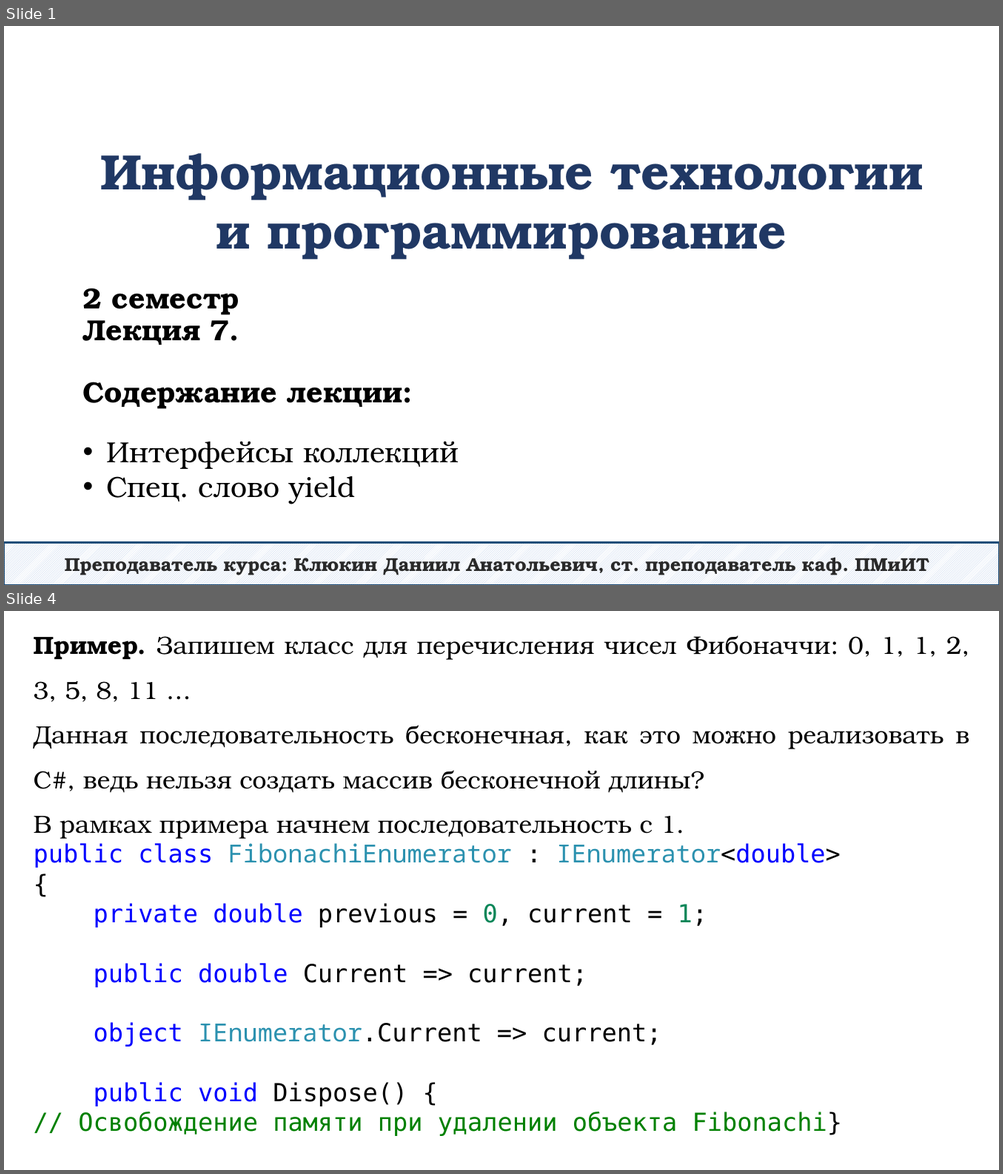
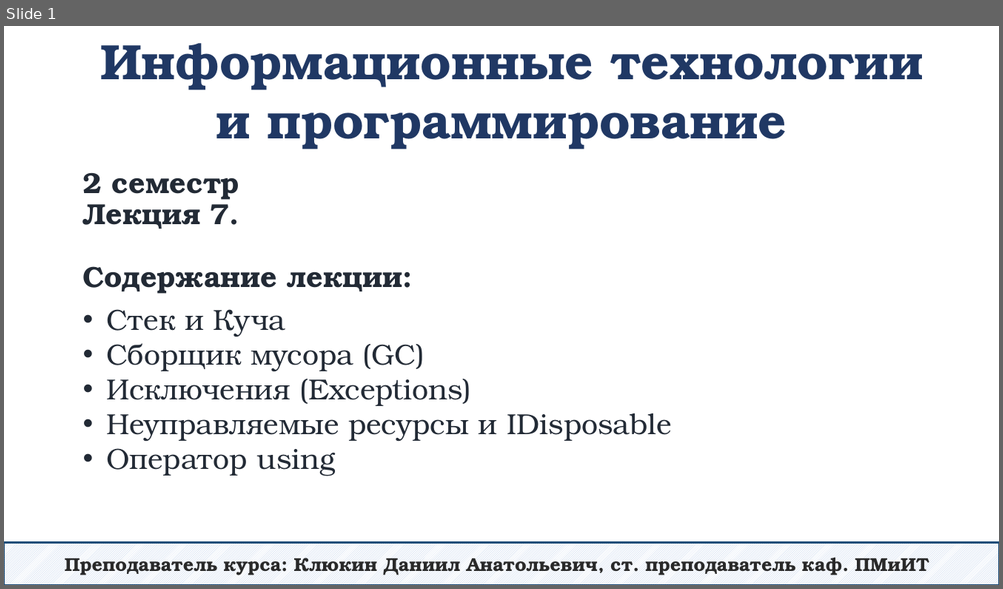
Before and after one commit to DaniilKlyukin/ITiP-2, a slide deck: Лекции/ИТиП 2 лек 7.pptx. Shown one above the other, each under a label of ours: slides 1 and 4 before the commit, slide 1 after it; the slides between them are not shown. The pictures are 1003x1174 and 1003x589 pixels, drawn with LibreOffice and Linux fonts; fonts in the diff are those of the drawing. Boxes give left, top, right and bottom in pixels: in the first picture for what was removed or moved away, otherwise in the second. Text is boxed around its words. In the diff, an @@ line names an element or a change of style, - is before the commit and + after.

```diff
--- a/Лекции/ИТиП 2 лек 7.pptx
+++ b/Лекции/ИТиП 2 лек 7.pptx
@@ slide 4 removed at (x1=4, y1=611, x2=999, y2=1170), background #FFFFFF @@
@@ text removed at (x1=34, y1=635, x2=970, y2=1136) @@
-Пример. Запишем класс для перечисления чисел Фибоначчи: 0, 1, 1, 2, 3, 5, 8, 11 …
-Данная последовательность бесконечная, как это можно реализовать в C#, ведь нельзя создать массив бесконечной длины?
-В рамках примера начнем последовательность с 1.
-public class FibonachiEnumerator : IEnumerator<double>
-{
-private double previous = 0, current = 1;
-public double Current => current;
-object IEnumerator.Current => current;
-public void Dispose() {
-// Освобождение памяти при удалении объекта Fibonachi}
@@ slide 1 changed as well @@
@@ text "Информационные технологии и программирование" moved from (x1=100, y1=153, x2=922, y2=260) to (x1=100, y1=43, x2=922, y2=150) @@
@@ title "2 семестр Лекция 7. Содержание ..." moved from (x1=83, y1=288, x2=403, y2=409) to (x1=83, y1=173, x2=403, y2=294) @@
@@ title "2 семестр Лекция 7. Содержание ..." at (x1=83, y1=173, x2=403, y2=294): text colour #000000 to #222A35 @@
@@ text at (x1=106, y1=309, x2=671, y2=477): text changed; text colour #000000 to #222A35 @@
-• Интерфейсы коллекций
-• Спец. слово yield
+• Стек и Куча
+• Сборщик мусора (GC)
+• Исключения (Exceptions)
+• Неуправляемые ресурсы и IDisposable
+• Оператор using
```
Also in this commit, not shown: 39 slides added, 18 other slides removed, 6 other files.
